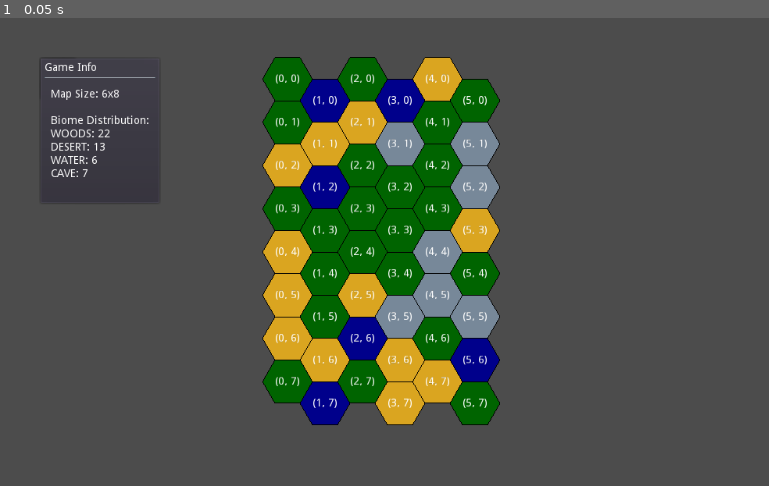
Above: before the commit, frame 1.
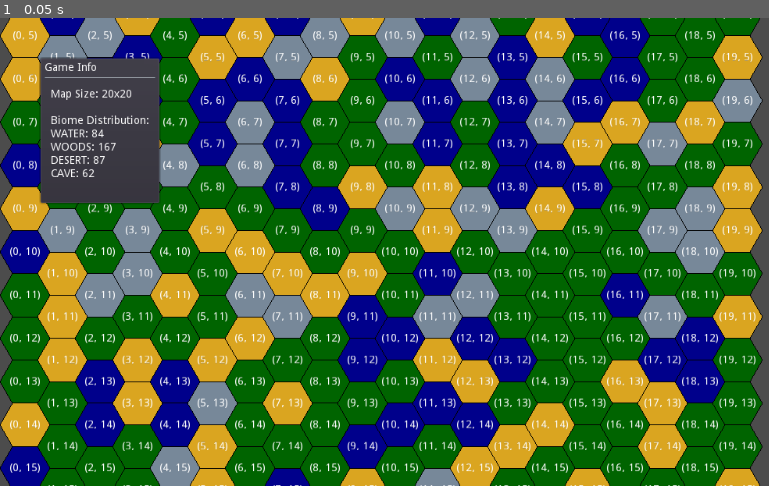
Above: after the commit, the same moment.

Repository: vgMonky/hexa_survival
Game: Godot game, scene res://hex_survival/main.tscn
Same seed, same stepped clock (60 frames per second), same inputs: the game is played once before the commit and once after it.
Inputs:
- Up to frame 1 (0.05 s): no input

The runs differ from the first frame. In frame 1, 88% of the frame differs, in the area x 0-100%, y 0-100%.

Commit message:
map data restructured in files

Diff:
--- a/hex_survival/main.gd
+++ b/hex_survival/main.gd
@@ -8,7 +8,7 @@
 
 	state_manager = StateManager.new()
 	add_child(state_manager)
-	state_manager.initialize(6, 8)
+	state_manager.initialize(20, 20)
 
 	map_view_container = MapViewContainer.new(state_manager)
 	add_child(map_view_container)
@@ -24,7 +24,7 @@
 	print_hex_at(Vector2(3, 2))
 	print_hex_at(Vector2(6, 4))
 
-	state_manager.apply_state_change(MapEvents.transform_biome(Vector2(0, 0), "WOODS"))
+	state_manager.apply_state_change(MapEvents.transform_biome(Vector2(0, 0), "WATER"))
 
 	print_hex_at(Vector2(0, 0))
 
--- a/project.godot
+++ b/project.godot
@@ -17,7 +17,7 @@
 "base": "Reference",
 "class": "BiomeTypes",
 "language": "GDScript",
-"path": "res://hex_survival/game/data/biome_types.gd"
+"path": "res://hex_survival/game/data/map/biome_types.gd"
 }, {
 "base": "BaseUIPanel",
 "class": "GameInfoPanel",
@@ -32,7 +32,7 @@
 "base": "Reference",
 "class": "HexTile",
 "language": "GDScript",
-"path": "res://hex_survival/game/data/hex_tile.gd"
+"path": "res://hex_survival/game/data/map/hex_tile.gd"
 }, {
 "base": "Node2D",
 "class": "HexView",
@@ -42,7 +42,7 @@
 "base": "Reference",
 "class": "Map",
 "language": "GDScript",
-"path": "res://hex_survival/game/data/map.gd"
+"path": "res://hex_survival/game/data/map/map.gd"
 }, {
 "base": "Reference",
 "class": "MapEvents",
Renamed: hex_survival/game/data/biome_types.gd -> hex_survival/game/data/map/biome_types.gd
Renamed: hex_survival/game/data/hex_tile.gd -> hex_survival/game/data/map/hex_tile.gd
Renamed: hex_survival/game/data/map.gd -> hex_survival/game/data/map/map.gd
